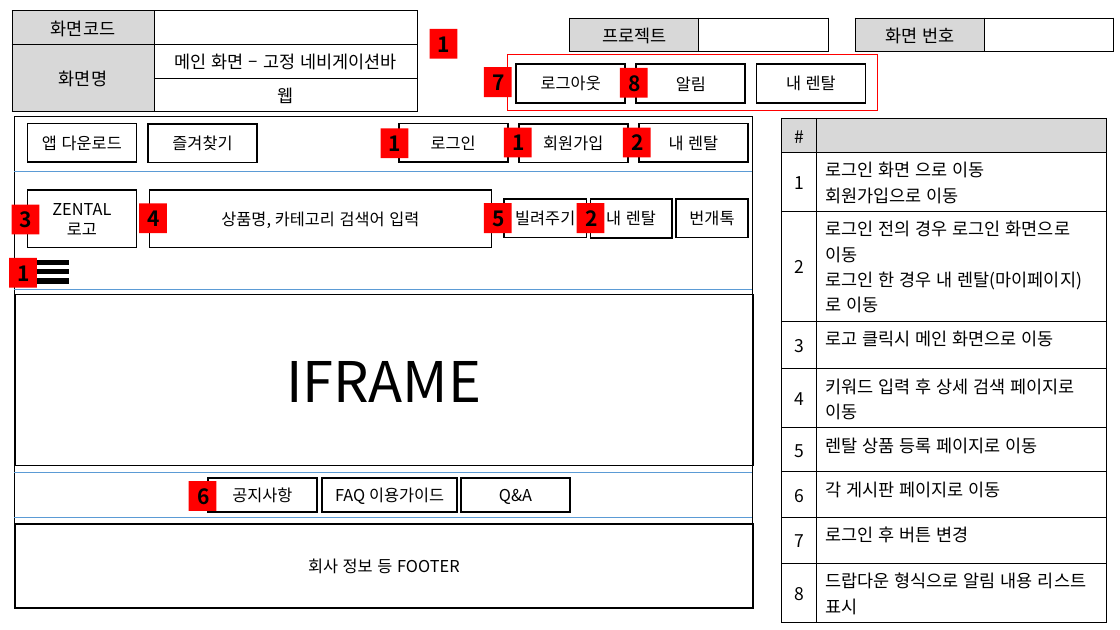
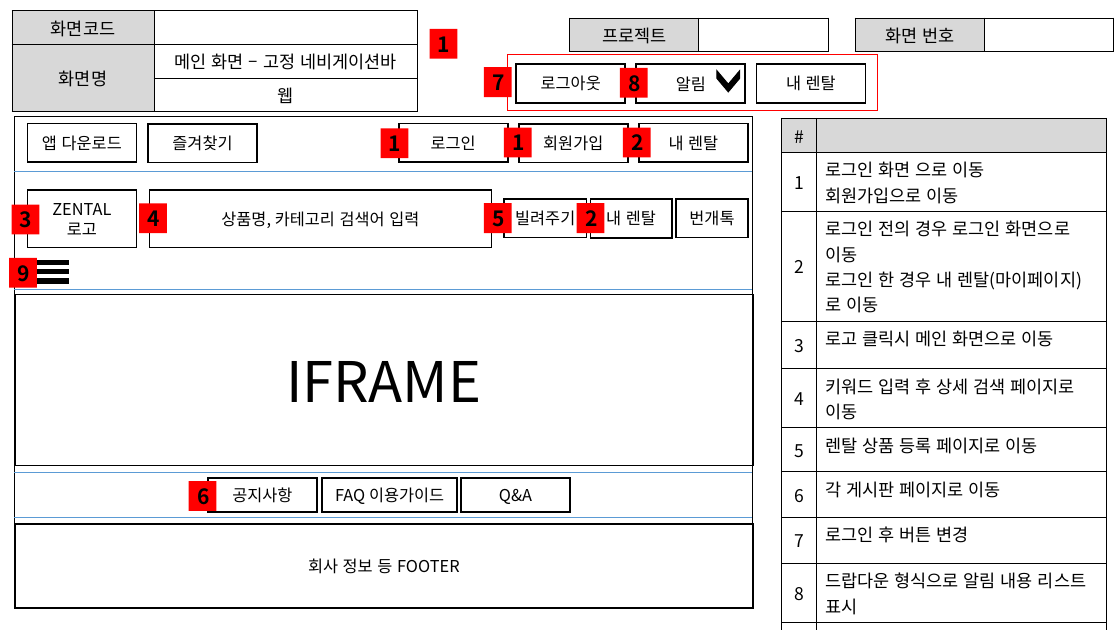
Before and after one commit to ezenteam2/RentalEquip, a slide deck: slide 2 of 0 발표용 파워포인트/project04 - 파워포인트 종합 - 현태.pptx. Drawn at 1120x630 pixels with LibreOffice and Linux fonts; fonts in the diff are those of the drawing. Boxes give left, top, right and bottom in pixels: in the first picture for what was removed or moved away, otherwise in the second. Text is boxed around its words. In the diff, an @@ line names an element or a change of style, - is before the commit and + after.

```diff
--- a/0 발표용 파워포인트/project04 - 파워포인트 종합 - 현태.pptx
+++ b/0 발표용 파워포인트/project04 - 파워포인트 종합 - 현태.pptx
@@ chevron added at (718,71,740,92), fill #000000, outline #000000 1 pt @@
@@ text in rectangle at (18,265,30,282): text changed @@
-1
+9
```
Also in this commit, not shown: 1 other slide changed, 4 slides added.
